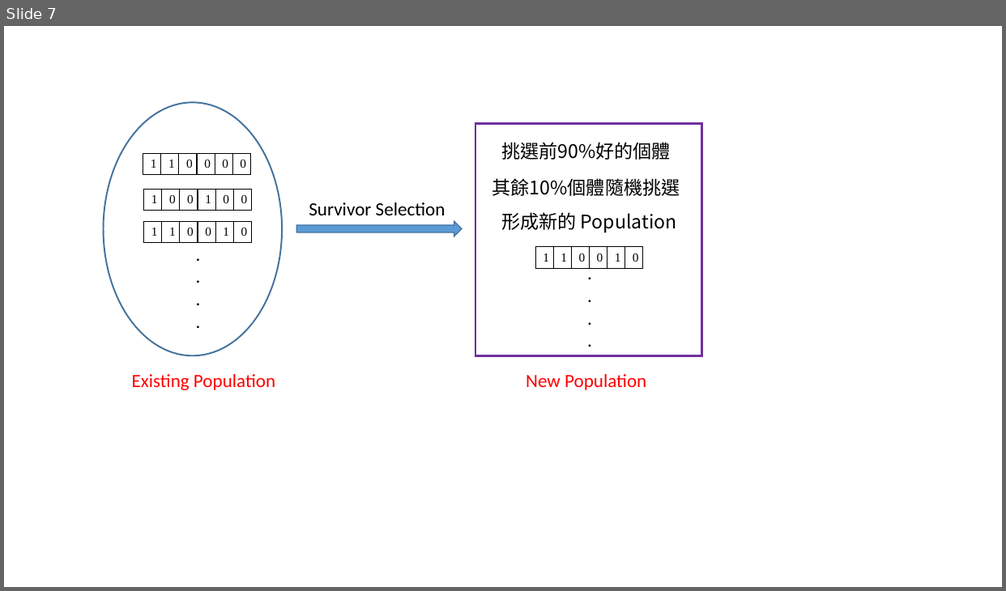
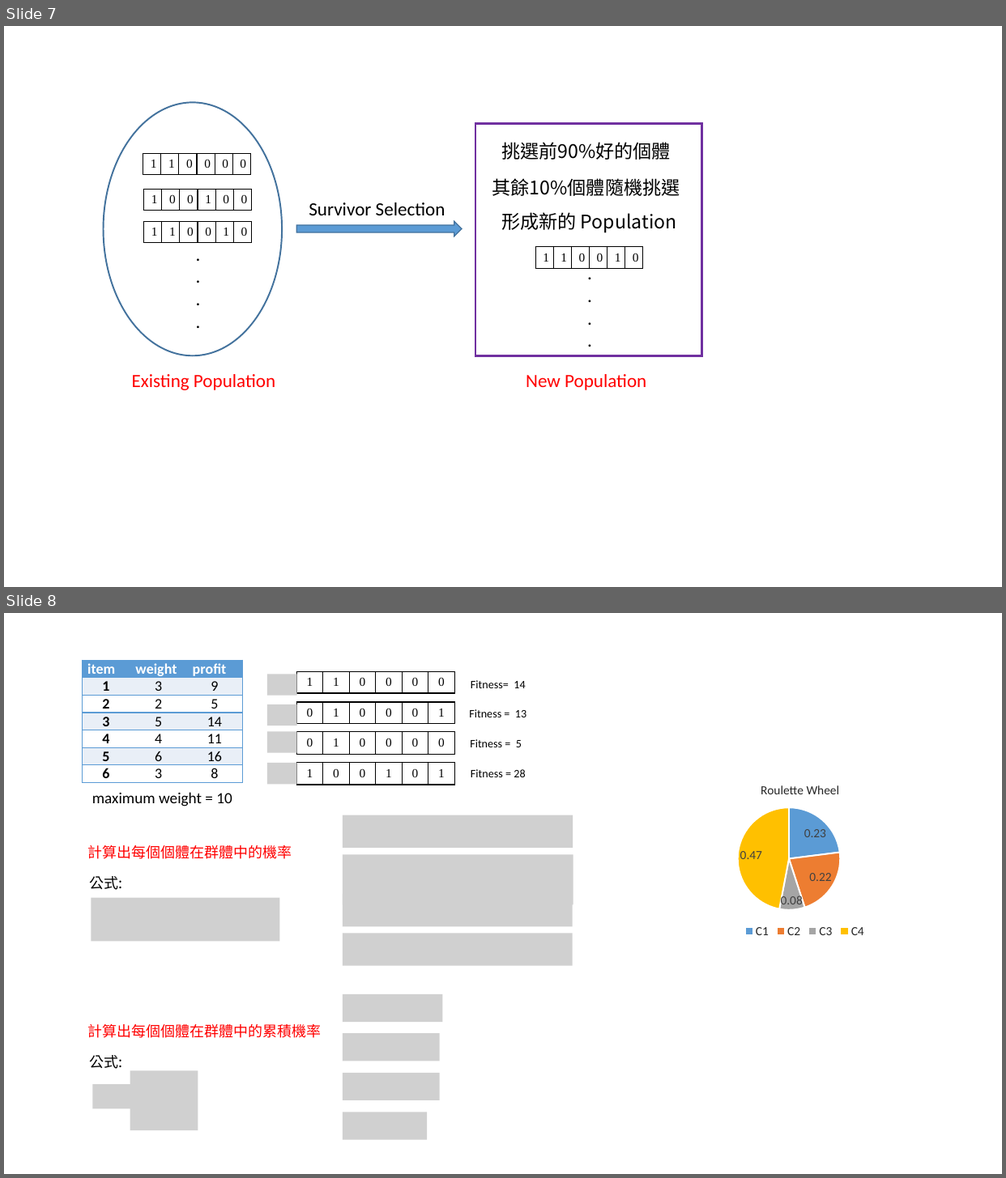
Before and after one commit to andy6804tw/Alogrithm, a slide deck: Genetic/assignment/Presentation.pptx. Shown one above the other, each under a label of ours: slide 7 before the commit, slides 7 and 8 after it. The pictures are 1006x591 and 1006x1178 pixels, drawn with LibreOffice and Linux fonts; fonts in the diff are those of the drawing; grey boxes stand for pictures. Boxes give left, top, right and bottom in pixels: in the first picture for what was removed or moved away, otherwise in the second. Text is boxed around its words. In the diff, an @@ line names an element or a change of style, - is before the commit and + after.

```diff
--- a/Genetic/assignment/Presentation.pptx
+++ b/Genetic/assignment/Presentation.pptx
@@ slide 8 added at (x1=4, y1=613, x2=1002, y2=1174), background #FFFFFF @@
@@ table added at (x1=82, y1=660, x2=242, y2=786), 7 rows, 3 columns @@
+item | weight | profit
+1 | 3 | 9
+2 | 2 | 5
+3 | 5 | 14
+4 | 4 | 11
+5 | 6 | 16
+6 | 3 | 8
@@ picture added at (x1=267, y1=674, x2=297, y2=696) @@
@@ table added at (x1=296, y1=671, x2=454, y2=694), 1 rows, 6 columns @@
+1 | 1 | 0 | 0 | 0 | 0
@@ text added at (x1=471, y1=680, x2=525, y2=688), 11 pt, text #000000 @@
+Fitness= 14
@@ picture added at (x1=267, y1=705, x2=297, y2=726) @@
@@ table added at (x1=296, y1=702, x2=454, y2=725), 1 rows, 6 columns @@
+0 | 1 | 0 | 0 | 0 | 1
@@ text added at (x1=469, y1=709, x2=526, y2=717), 11 pt, text #000000 @@
+Fitness = 13
@@ picture added at (x1=267, y1=731, x2=297, y2=753) @@
@@ table added at (x1=296, y1=732, x2=454, y2=755), 1 rows, 6 columns @@
+0 | 1 | 0 | 0 | 0 | 0
@@ text added at (x1=470, y1=739, x2=522, y2=747), 11 pt, text #000000 @@
+Fitness = 5
@@ pie chart added at (x1=621, y1=756, x2=978, y2=965) @@
+title "Roulette Wheel "
+categories: C1, C2, C3, C4
+Series 1: 0.23, 0.22, 0.08, 0.47
@@ picture added at (x1=267, y1=763, x2=297, y2=785) @@
@@ table added at (x1=296, y1=762, x2=454, y2=785), 1 rows, 6 columns @@
+1 | 0 | 0 | 1 | 0 | 1
@@ text added at (x1=471, y1=769, x2=525, y2=777), 11 pt, text #000000 @@
+Fitness = 28
@@ text added at (x1=92, y1=792, x2=232, y2=807), 15 pt, text #000000 @@
+maximum weight = 10
@@ picture added at (x1=343, y1=815, x2=573, y2=848) @@
@@ text added at (x1=87, y1=845, x2=292, y2=859), 14 pt, text #FF0000 @@
+計算出每個個體在群體中的機率
@@ picture added at (x1=343, y1=855, x2=573, y2=905) @@
@@ text added at (x1=90, y1=876, x2=123, y2=890), 14 pt, text #000000 @@
+公式:
@@ picture added at (x1=91, y1=898, x2=279, y2=942) @@
@@ picture added at (x1=343, y1=894, x2=572, y2=926) @@
@@ picture added at (x1=343, y1=934, x2=572, y2=966) @@
@@ picture added at (x1=343, y1=995, x2=443, y2=1023) @@
@@ text added at (x1=87, y1=1024, x2=321, y2=1038), 14 pt, text #FF0000 @@
+計算出每個個體在群體中的累積機率
@@ picture added at (x1=343, y1=1033, x2=440, y2=1062) @@
@@ text added at (x1=90, y1=1055, x2=123, y2=1069), 14 pt, text #000000 @@
+公式:
@@ picture added at (x1=130, y1=1071, x2=198, y2=1131) @@
@@ picture added at (x1=343, y1=1073, x2=440, y2=1101) @@
@@ picture added at (x1=92, y1=1084, x2=185, y2=1110) @@
@@ picture added at (x1=343, y1=1112, x2=427, y2=1140) @@
```
Also in this commit, not shown: 3 other files.
